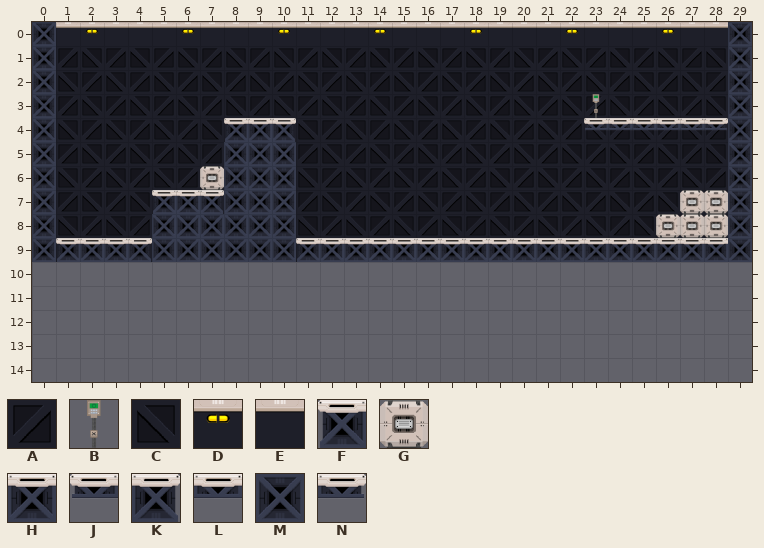
Two versions of a level (Tiled map, images/tutorial.tmx). Above is the file before it was changed.
Cells are 70x70 px. Shown: x 0..29, y 0..14. The old version is drawn lined up with the new one.
Key: from "lab_tilesheet": A 2, B 4, C 8, D 12, E 13, F 16, G 20, H 22, J 23, K 28, L 29, M 31, N 35.
_ is an empty cell, # one hidden under a higher layer.
Layer "background" before, first column x 0:
 0 ##############################
 1 ##############CACACACACA######
 2 ##############ACACACA#########
 3 ########CACA##CACACAC##A######
 4 ########A#A############CACACA#
 5 ##############################
 6 #######C####################A#
 7 #####A#A###############AC##AC#
 8 #C#####################C##ACA#
 9 #A##C######A##################
10 ______________________________
11 ______________________________
12 ______________________________
13 ______________________________
14 ______________________________
Layer "level" before, first column x 0:
 0 MEDEEEDEEEDEEEDEEEDEEEDEEEDEEM
 1 MACACACACACACA__________CACACM
 2 MCACACACACACAC_______CACACACAM
 3 MACACACA____CA_______ACBCACACM
 4 MCACACACFHKCACACACACACAJLLLLNM
 5 MACACACAMMMACACACACACACACACACM
 6 MCACACAGMMMCACACACACACACACAC_M
 7 MACACFHKMMMACACACACACAC__ACGGM
 8 M_ACAMMMMMMCACACACACACA_ACGGGM
 9 MFHHKMMMMMMFHHHHHHHHHHHHHHHHHM
10 ______________________________
11 ______________________________
12 ______________________________
13 ______________________________
14 ______________________________
Now the later version:
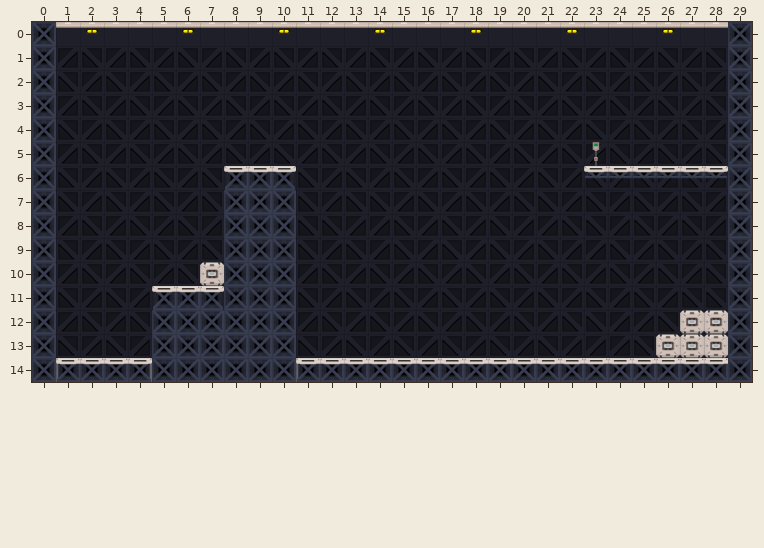
The commit says: Testing single player map Fixed healthbar not clipping correctly
Changes in this commit:
map size 30x10 -> 30x15 cells
Layer "background":
y 10: x 7 _ -> C
y 11: x 5 _ -> A; x 7 _ -> A; x 28 _ -> C
y 12: x 23..24 __ -> CA; x 27..28 __ -> CA
y 13: x 1 _ -> C; x 23 _ -> A; x 26..28 ___ -> CAC
Layer "level":
y 3: x 23 B -> _
y 4: x 8..10 FHK -> ___; x 23..28 JLLLLN -> ______
y 5: x 8..10 MMM -> ___; x 23 A -> B
y 6: x 7..10 GMMM -> _FHK; x 23..28 CACAC_ -> JLLLLN
y 7: x 1..7 ACACFHK -> CACACAC; x 11..13 ACA -> CAC; x 21..28 AC__ACGG -> CACACACA
y 8: x 1..7 _ACAMMM -> ACACACA; x 12..13 AC -> CA; x 21..22 CA -> AC; x 26..28 GGG -> ___
y 9: x 1..7 FHHKMMM -> CACACAC; x 11..28 FHHHHHHHHHHHHHHHHH -> CACACACACACA______
y 10: x 0..29 ______________________________ -> MACACACGMMMACACACACACACACACACM
y 11: x 0..27 ____________________________ -> MCACAFHKMMMCACACACACACACACAC; x 29 _ -> M
y 12: x 0..22 _______________________ -> MACACMMMMMMACACACACACAC; x 25..29 _____ -> ACGGM
y 13: x 0 _ -> M; x 2..22 _____________________ -> ACAMMMMMMCACACACACACA; x 24..29 ______ -> ACGGGM
y 14: x 0..29 ______________________________ -> MFHHKMMMMMMFHHHHHHHHHHHHHHHHHM
Where, in picture pixels (left, top, right, bottom), the same in both pictures:
changed: (32, 94, 752, 382)
